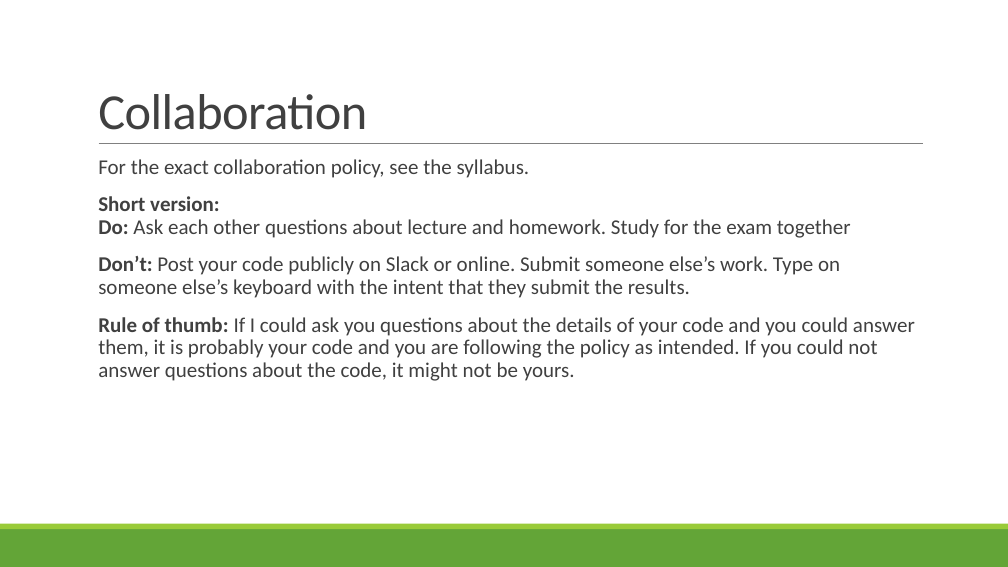
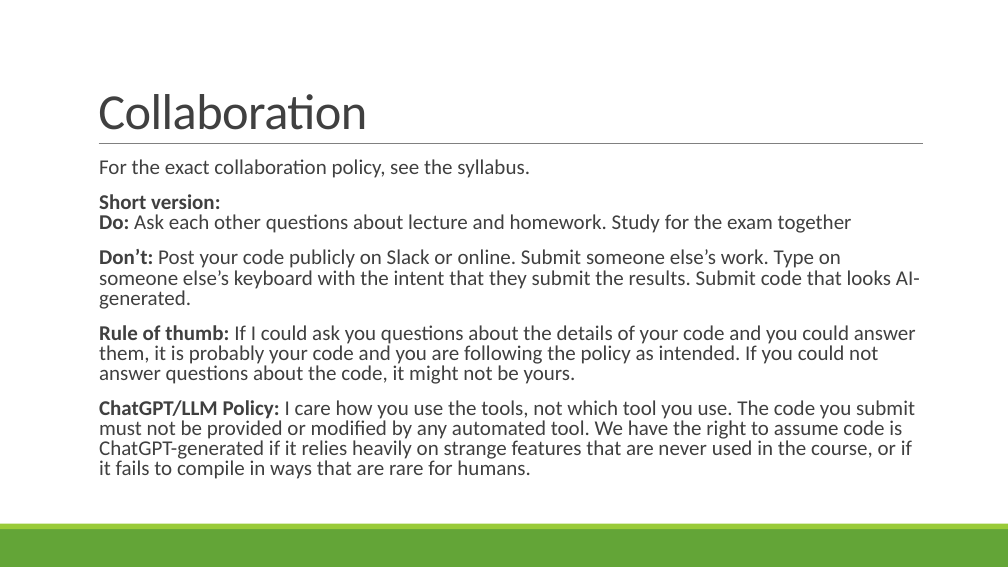
Before and after one commit to rbohrer/pl-course, a slide deck: slide 22 of LectureSlides/02Intro.pptx (slide 33 before the commit). Drawn at 1008x567 pixels with LibreOffice and Linux fonts; fonts in the diff are those of the drawing. Boxes give left, top, right and bottom in pixels: in the first picture for what was removed or moved away, otherwise in the second. Text is boxed around its words. In the diff, an @@ line names an element or a change of style, - is before the commit and + after.

```diff
--- a/LectureSlides/02Intro.pptx
+++ b/LectureSlides/02Intro.pptx
@@ text at (x1=99, y1=159, x2=916, y2=384): line spacing 0.9 to 0.8 @@
@@ text at (x1=99, y1=249, x2=920, y2=309): text changed @@
-  Don’t: Post your code publicly on Slack or online. Submit someone else’s work. Type on someone else’s keyboard with the intent that they submit the results.
+  Don’t: Post your code publicly on Slack or online. Submit someone else’s work. Type on someone else’s keyboard with the intent that they submit the results. Submit code that looks AI-generated.
@@ text at (x1=99, y1=400, x2=915, y2=479): paragraph added @@
+  ChatGPT/LLM Policy: I care how you use the tools, not which tool you use. The code you submit must not be provided or modified by any automated tool. We have the right to assume code is ChatGPT-generated if it relies heavily on strange features that are never used in the course, or if it fails to compile in ways that are rare for humans.
```
Also in this commit, not shown: 13 other slides changed, 5 slides added, 12 slides removed, 2 other files.
